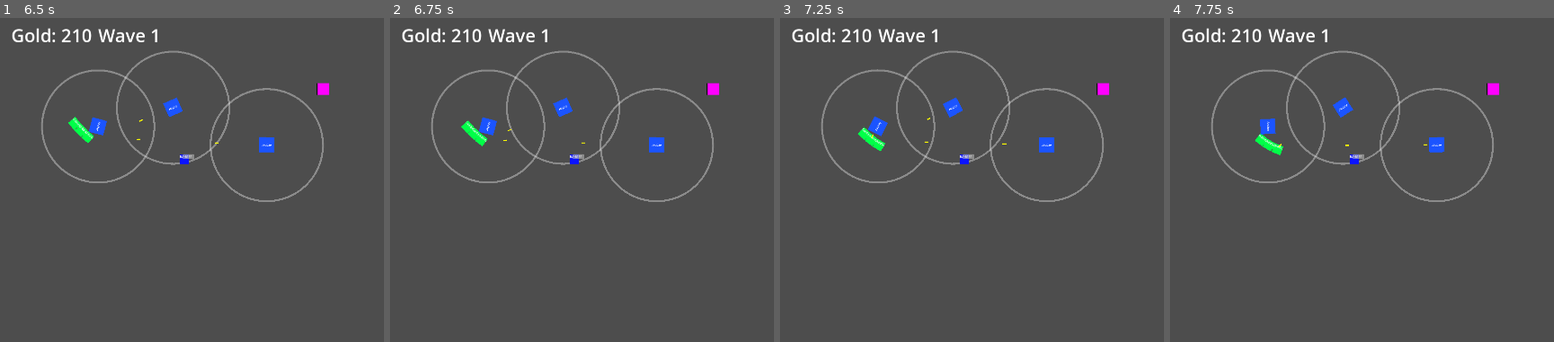
Above: before the commit, frames 1-4 (left to right).
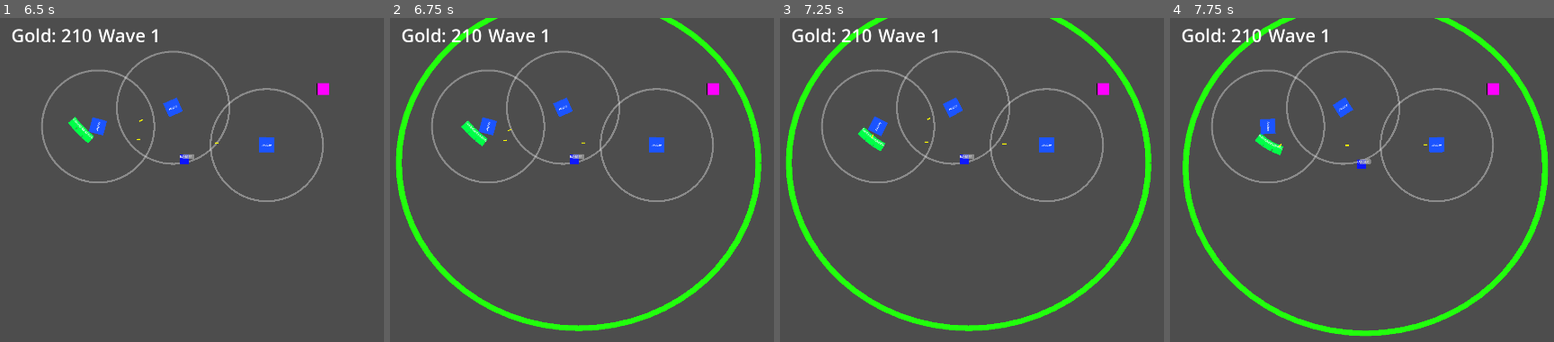
Above: after the commit, the same moments.

Repository: ookeooke/Test-1-Godot
Game: Godot game, scene res://node_2d.tscn
The game is run twice, just before and just after one commit, with the same random seed, the same clock (stepped at 60 frames per second) and the same inputs.
Inputs (mouse positions are in pixels of both pictures, inside the frame that each line leads up to):
- Up to frame 1 (6.5 s): tap Enter at 0.5, 3.5, 5.75 s; drag from (99, 124) to (264, 144) at 0.52 s; click "Archer Tower" at 1.25 s; tap Space at 2, 5 s; drag from (172, 108) to (322, 89) at 2.02 s; click "Archer Tower" at 2.75 s; move the mouse to (264, 144) at 3.52 s; click (264, 144) at 3.67 s; click "Archer Tower" at 4.25 s; drag from (322, 89) to (99, 124) at 5.02 s; drag from (184, 160) to (322, 89) at 5.77 s
- Up to frame 2 (6.75 s): tap Space at 6.5 s; drag from (574, 160) to (712, 89) at 6.52 s
- Up to frame 3 (7.25 s): no input
- Up to frame 4 (7.75 s): move the mouse to (1434, 218) at 7.27 s; click (1434, 218) at 7.42 s

Frame 1 is identical in both runs. In frame 2, 4.5% of the frame differs, in the area x 1-97%, y 0-97%; in frame 3, 4.5%; in frame 4, 4.8%, in the area x 3-99%, y 0-99%.

Commit message:
working
working 1.0

Diff:
--- a/hero_manager.gd
+++ b/hero_manager.gd
@@ -22,11 +22,10 @@
 	print("  HeroManager will handle hero selection")
 	print("========================================")
 
-	# Wait for heroes to spawn automatically
+	# Wait for scene to be fully loaded
 	await get_tree().process_frame
 	await get_tree().process_frame
 
-	# Find all heroes that were auto-spawned and connect their signals
 	connect_existing_heroes()
 
 func connect_existing_heroes():
@@ -43,7 +42,7 @@
 
 func _on_hero_selected(hero):
 	"""Called when a hero is clicked"""
-	print("Hero selected via signal: ", hero.name)
+	print("🎯 Hero selected via signal: ", hero.name)
 
 	# Deselect all other heroes
 	for h in spawned_heroes:
@@ -54,13 +53,17 @@
 	hero.select()
 	current_hero = hero
 
-func _unhandled_input(event):
-	# Handle deselection with ESC or right-click
+# CHANGED: Use _input instead of _unhandled_input for higher priority
+func _input(event):
+	"""Handle hero commands with HIGH PRIORITY"""
+
+	# ESC or Right-click to deselect
 	if event is InputEventKey and event.pressed and event.keycode == KEY_ESCAPE:
 		if current_hero and is_instance_valid(current_hero):
 			current_hero.deselect()
 			current_hero = null
 			get_viewport().set_input_as_handled()
+			print("Hero deselected (ESC)")
 		return
 
 	if event is InputEventMouseButton and event.pressed and event.button_index == MOUSE_BUTTON_RIGHT:
@@ -68,20 +71,26 @@
 			current_hero.deselect()
 			current_hero = null
 			get_viewport().set_input_as_handled()
+			print("Hero deselected (Right-click)")
 		return
 
-	# Handle movement commands for selected hero
+	# Left-click to move selected hero
 	if event is InputEventMouseButton and event.pressed and event.button_index == MOUSE_BUTTON_LEFT:
-		# Check if UI has focus - if so, ignore this click
-		var gui_control = get_viewport().gui_get_focus_owner()
-		if gui_control != null:
-			return
+		# Only handle if we have a selected hero
+		if current_hero and is_instance_valid(current_hero) and current_hero.is_selected:
+			# Check if UI has focus
+			var focused_control = get_viewport().gui_get_focus_owner()
+			if focused_control != null:
+				print("UI has focus, ignoring click")
+				return
 
-		# CHANGED: Removed async delay and event.is_pressed() check
-		# Since we're using _unhandled_input, if we reach here, no other handler consumed the event
-		# This is cleaner and more reliable
-		if current_hero and is_instance_valid(current_hero) and current_hero.is_selected:
-			var mouse_pos = get_global_mouse_position()
-			current_hero.move_to_position(mouse_pos)
-			get_viewport().set_input_as_handled()
-			print("Hero moving to: ", mouse_pos)
+			# IMPORTANT: Add small delay to let hero click events process first
+			await get_tree().process_frame
+
+			# Check if event was already handled (by hero click)
+			if event.is_pressed():
+				# Event not handled yet, so this is a movement command
+				var mouse_pos = get_global_mouse_position()
+				current_hero.move_to_position(mouse_pos)
+				get_viewport().set_input_as_handled()
+				print("✓ Hero moving to: ", mouse_pos)
--- a/scenes/heroes/ranger_hero.gd
+++ b/scenes/heroes/ranger_hero.gd
@@ -21,8 +21,8 @@
 var melee_damage = 12.0
 var ranged_range = 300.0
 var melee_range = 100.0
-var ranged_attack_speed = 0.67  # Time between shots (1.5 per second)
-var melee_attack_speed = 0.5    # Time between hits (2 per second)
+var ranged_attack_speed = 0.67
+var melee_attack_speed = 0.5
 
 # MOVEMENT
 var movement_speed = 150.0
@@ -31,7 +31,7 @@
 var target_position = Vector2.ZERO
 
 # ENEMY MANAGEMENT
-var max_melee_enemies = 3  # Can fight 3 enemies at once in melee
+var max_melee_enemies = 3
 var enemies_in_melee_range = []
 var enemies_in_ranged_range = []
 var current_ranged_target = null
@@ -50,7 +50,7 @@
 @onready var range_indicator = $RangeIndicator
 @onready var health_bar = $HealthBar
 @onready var sprite = $Sprite2D
-@onready var click_area = $ClickArea  # NEW: For click detection
+@onready var click_area = $ClickArea
 
 # PROJECTILE
 @export var arrow_scene: PackedScene
@@ -66,19 +66,24 @@
 
 	# Setup detection areas
 	ranged_detection.collision_layer = 0
-	ranged_detection.collision_mask = 1  # Detect enemies
+	ranged_detection.collision_mask = 1
 	melee_detection.collision_layer = 0
 	melee_detection.collision_mask = 1
 
-	# Setup click detection
+	# Setup click detection - FIXED: Use unique layer
 	if click_area:
 		click_area.input_pickable = true
 		click_area.input_event.connect(_on_click_area_input_event)
-		click_area.collision_layer = 8  # Clickable layer (layer 4)
+		click_area.collision_layer = 16  # Layer 5 (bit 5) - unique for heroes
 		click_area.collision_mask = 0
-		print("Hero click area configured")
+
+		# Add mouse hover detection for better feedback
+		click_area.mouse_entered.connect(_on_mouse_entered)
+		click_area.mouse_exited.connect(_on_mouse_exited)
+
+		print("✓ Hero click area configured on layer 16 (bit 5)")
 	else:
-		print("WARNING: No ClickArea found on hero! Add an Area2D child named 'ClickArea'")
+		print("⚠️ WARNING: No ClickArea found on hero!")
 
 	# Connect signals
 	ranged_detection.body_entered.connect(_on_ranged_enemy_entered)
@@ -102,42 +107,64 @@
 	range_indicator.visible = false
 	update_health_bar()
 
-	print("Ranger Hero ready at: ", global_position)
-
-# ============================================
-# INPUT HANDLING
+	print("✓ Ranger Hero ready at: ", global_position)
+
+# ============================================
+# INPUT HANDLING - FIXED
 # ============================================
 
 func _on_click_area_input_event(viewport, event, shape_idx):
-	"""Handle clicks on the hero"""
-	if event is InputEventMouseButton and event.pressed and event.button_index == MOUSE_BUTTON_LEFT:
-		print("Hero clicked directly!")
-		hero_selected.emit(self)
-		get_viewport().set_input_as_handled()
+	"""Handle clicks on the hero - PRIORITY INPUT"""
+	if event is InputEventMouseButton:
+		if event.pressed and event.button_index == MOUSE_BUTTON_LEFT:
+			print("🎯 HERO CLICKED DIRECTLY! Position: ", global_position)
+			hero_selected.emit(self)
+			# CRITICAL: Mark the event as handled immediately
+			get_viewport().set_input_as_handled()
+
+func _on_mouse_entered():
+	"""Visual feedback when hovering over hero"""
+	if not is_selected:
+		sprite.modulate = Color(1.2, 1.2, 1.5)  # Slight blue tint
+		print("Mouse over hero")
+
+func _on_mouse_exited():
+	"""Remove hover feedback"""
+	if not is_selected:
+		sprite.modulate = Color(1, 1, 1)
+
+# Alternative: Direct input handling (backup method)
+func _input(event):
+	"""Fallback input handling if Area2D doesn't work"""
+	if event is InputEventMouseButton:
+		if event.pressed and event.button_index == MOUSE_BUTTON_LEFT:
+			# Check if click is within hero's bounds
+			var click_pos = get_global_mouse_position()
+			var distance = global_position.distance_to(click_pos)
+
+			# Use slightly larger radius than collision shape
+			if distance < 40:  # Adjust based on your hero size
+				print("🎯 HERO CLICKED (fallback method)! Position: ", global_position)
+				hero_selected.emit(self)
+				get_viewport().set_input_as_handled()
 
 # ============================================
 # MAIN LOOP
 # ============================================
 
 func _physics_process(delta):
-	# Update state machine
 	match current_state:
 		State.IDLE:
 			handle_idle_state()
-
 		State.RANGED_COMBAT:
 			handle_ranged_combat_state()
-
 		State.MELEE_COMBAT:
 			handle_melee_combat_state()
-
 		State.RETURNING:
 			handle_returning_state(delta)
-
 		State.WALKING:
 			handle_walking_state(delta)
 
-	# Clean up dead enemies from lists
 	clean_enemy_lists()
 
 # ============================================
@@ -145,37 +172,30 @@
 # ============================================
 
 func handle_idle_state():
-	# Look for enemies
 	if not enemies_in_melee_range.is_empty():
 		enter_melee_combat()
 	elif not enemies_in_ranged_range.is_empty():
 		enter_ranged_combat()
 
-	# Check if we're at home position
 	if global_position.distance_to(home_position) > 5:
 		enter_returning_state()
 
 func handle_ranged_combat_state():
-	# Check if enemies got too close
 	if not enemies_in_melee_range.is_empty():
 		enter_melee_combat()
 		return
 
-	# Check if we still have ranged targets
 	if enemies_in_ranged_range.is_empty():
 		enter_returning_state()
 		return
 
-	# Aim at current target
 	current_ranged_target = get_closest_ranged_enemy()
 	if current_ranged_target and is_instance_valid(current_ranged_target):
 		look_at(current_ranged_target.global_position)
 
 func handle_melee_combat_state():
-	# Update melee targets (up to max limit)
 	current_melee_targets = get_melee_targets()
 
-	# If no more melee enemies, switch to ranged or return
 	if current_melee_targets.is_empty():
 		if not enemies_in_ranged_range.is_empty():
 			enter_ranged_combat()
@@ -183,46 +203,38 @@
 			enter_returning_state()
 		return
 
-	# Face the closest melee enemy
 	var closest = current_melee_targets[0]
 	if is_instance_valid(closest):
 		look_at(closest.global_position)
 
-		# Tell enemies to stop moving (block them) - ONLY ONCE
 		for enemy in current_melee_targets:
 			if enemy.has_method("set_blocked_by_hero"):
-				# Only block if not already blocked
 				if not enemy.is_blocked or enemy.blocking_hero != self:
 					enemy.set_blocked_by_hero(self)
 
 func handle_returning_state(delta):
-	# Walk back to home position
 	var direction = (home_position - global_position).normalized()
 	velocity = direction * movement_speed
 	move_and_slide()
 
-	# Check if we arrived
 	if global_position.distance_to(home_position) < 5:
 		velocity = Vector2.ZERO
 		current_state = State.IDLE
 		print("Hero returned to home position")
 
-	# Check if enemies appeared while returning
 	if not enemies_in_melee_range.is_empty():
 		enter_melee_combat()
 	elif not enemies_in_ranged_range.is_empty():
 		enter_ranged_combat()
 
 func handle_walking_state(delta):
-	# Walk to target position (for player-commanded movement)
 	var direction = (target_position - global_position).normalized()
 	velocity = direction * movement_speed
 	move_and_slide()
 
-	# Check if we arrived
 	if global_position.distance_to(target_position) < 5:
 		velocity = Vector2.ZERO
-		home_position = global_position  # Update home position
+		home_position = global_position
 		current_state = State.IDLE
 		print("Hero arrived at new position")
 
@@ -263,7 +275,6 @@
 func _on_ranged_enemy_entered(body):
 	if body.is_in_group("enemy"):
 		enemies_in_ranged_range.append(body)
-		print("Enemy entered ranged range. Total: ", enemies_in_ranged_range.size())
 
 func _on_ranged_enemy_exited(body):
 	if body.is_in_group("enemy"):
@@ -272,7 +283,6 @@
 func _on_melee_enemy_entered(body):
 	if body.is_in_group("enemy"):
 		enemies_in_melee_range.append(body)
-		print("Enemy entered melee range! Total: ", enemies_in_melee_range.size())
 
 func _on_melee_enemy_exited(body):
 	if body.is_in_group("enemy"):
@@ -298,17 +308,14 @@
 	return closest
 
 func get_melee_targets() -> Array:
-	# Return up to max_melee_enemies closest enemies
 	if enemies_in_melee_range.is_empty():
 		return []
 
-	# Sort by distance
 	var sorted_enemies = enemies_in_melee_range.duplicate()
 	sorted_enemies.sort_custom(func(a, b):
 		return global_position.distance_to(a.global_position) < global_position.distance_to(b.global_position)
 	)
 
-	# Take only up to max limit
 	var targets = []
 	for i in range(min(max_melee_enemies, sorted_enemies.size())):
 		targets.append(sorted_enemies[i])
@@ -325,25 +332,20 @@
 
 func shoot_arrow():
 	if arrow_scene == null:
-		print("ERROR: No arrow scene assigned to hero!")
 		return
 
 	current_ranged_target = get_closest_ranged_enemy()
 	if current_ranged_target == null or not is_instance_valid(current_ranged_target):
 		return
 
-	# Check if target is NOT in melee range (don't shoot point-blank)
 	if enemies_in_melee_range.has(current_ranged_target):
 		return
 
-	# Create arrow
 	var arrow = arrow_scene.instantiate()
 	get_tree().root.add_child(arrow)
 	arrow.global_position = global_position
 	arrow.setup(current_ranged_target, ranged_damage)
 
-	print("Hero shot arrow! Damage: ", ranged_damage)
-
 # ============================================
 # COMBAT - MELEE
 # ============================================
@@ -358,11 +360,9 @@
 	if current_melee_targets.is_empty():
 		return
 
-	# Attack all targets in melee range (up to max)
 	for enemy in current_melee_targets:
 		if is_instance_valid(enemy) and enemy.has_method("take_damage"):
 			enemy.take_damage(melee_damage)
-			print("Hero melee attack! Damage: ", melee_damage, " to ", enemy.name)
 
 # ============================================
 # HEALTH & DEATH
@@ -378,14 +378,8 @@
 
 func die():
 	print("HERO DIED!")
-
-	# Calculate respawn time based on level
-	var respawn_time = 10.0 + (hero_level - 1) * 5.0  # Level 1: 10s, Level 2: 15s, etc.
-
-	# Emit signal
+	var respawn_time = 10.0 + (hero_level - 1) * 5.0
 	hero_died.emit(respawn_time)
-
-	# Remove hero
 	queue_free()
 
 func update_health_bar():
@@ -399,12 +393,14 @@
 func select():
 	is_selected = true
 	range_indicator.visible = true
-	print("Hero selected")
+	sprite.modulate = Color(1.3, 1.3, 1.5)  # Brighter blue when selected
+	print("✓ Hero selected")
 
 func deselect():
 	is_selected = false
 	range_indicator.visible = false
-	print("Hero deselected")
+	sprite.modulate = Color(1, 1, 1)
+	print("✓ Hero deselected")
 
 func draw_range_circle():
 	var points = []
@@ -428,5 +424,4 @@
 	print("Hero home position set to: ", home_position)
 
 func move_to_position(pos: Vector2):
-	# Player commanded movement
 	enter_walking_state(pos)
--- a/scenes/heroes/ranger_hero.tscn
+++ b/scenes/heroes/ranger_hero.tscn
@@ -64,8 +64,9 @@
 show_percentage = false
 
 [node name="ClickArea" type="Area2D" parent="."]
-collision_layer = 128
+collision_layer = 16
 collision_mask = 0
+input_pickable = true
 
 [node name="CollisionShape2D" type="CollisionShape2D" parent="ClickArea"]
 shape = SubResource("CircleShape2D_hsk3w")
